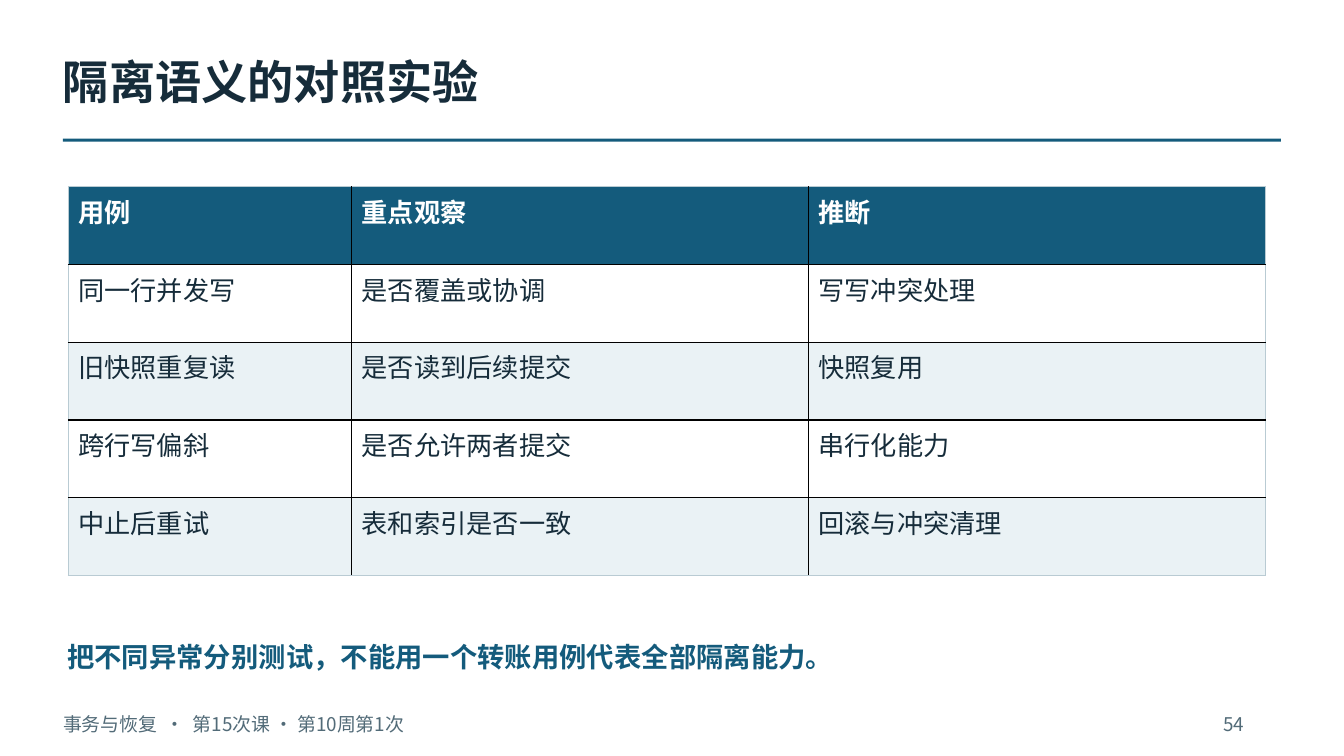
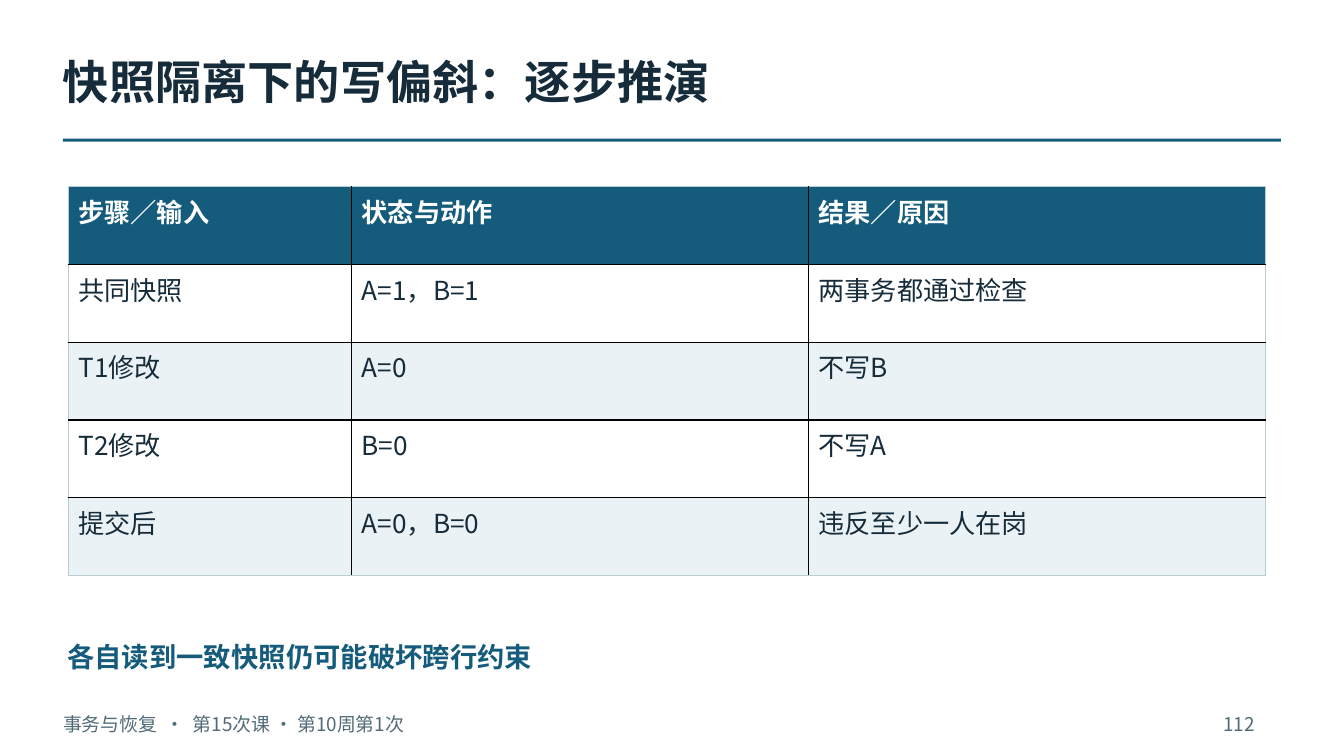
Before and after one commit to intellistream/database-kernel-course-student, a slide deck: slide 112 of 01_课件（第6版）/04_事务与恢复.pptx (slide 54 before the commit). Drawn at 1344x756 pixels with LibreOffice and Linux fonts; fonts in the diff are those of the drawing. Boxes give left, top, right and bottom in pixels: in the first picture for what was removed or moved away, otherwise in the second. Text is boxed around its words. In the diff, an @@ line names an element or a change of style, - is before the commit and + after.

```diff
--- a/01_课件（第6版）/04_事务与恢复.pptx
+++ b/01_课件（第6版）/04_事务与恢复.pptx
@@ text at [63,59,710,104]: text changed @@
-隔离语义的对照实验
+快照隔离下的写偏斜：逐步推演
@@ table at [69,187,1265,575] @@
-row 1: 用例 | 重点观察 | 推断
+row 1: 步骤／输入 | 状态与动作 | 结果／原因
-row 2: 同一行并发写 | 是否覆盖或协调 | 写写冲突处理
+row 2: 共同快照 | A=1，B=1 | 两事务都通过检查
-row 3: 旧快照重复读 | 是否读到后续提交 | 快照复用
+row 3: T1修改 | A=0 | 不写B
-row 4: 跨行写偏斜 | 是否允许两者提交 | 串行化能力
+row 4: T2修改 | B=0 | 不写A
-row 5: 中止后重试 | 表和索引是否一致 | 回滚与冲突清理
+row 5: 提交后 | A=0，B=0 | 违反至少一人在岗
@@ text at [67,643,532,670]: text changed @@
-把不同异常分别测试，不能用一个转账用例代表全部隔离能力。
+各自读到一致快照仍可能破坏跨行约束
@@ text at [1223,717,1254,731]: text changed @@
-54
+112
```
Also in this commit, not shown: 64 other slides changed, 181 slides added, 38 slides removed, 9 other files.
